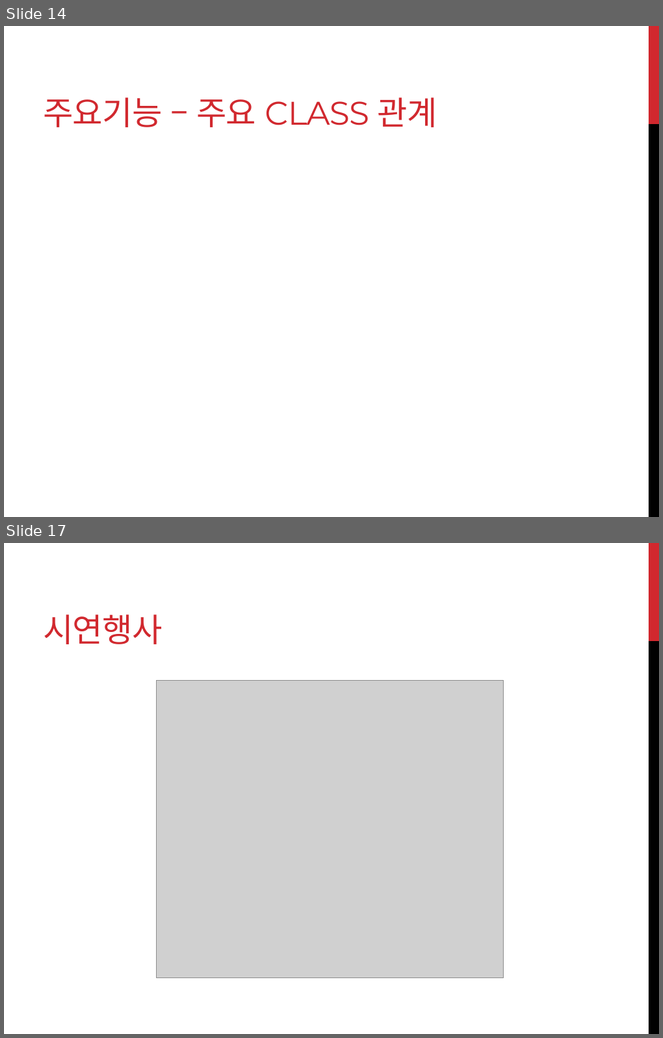
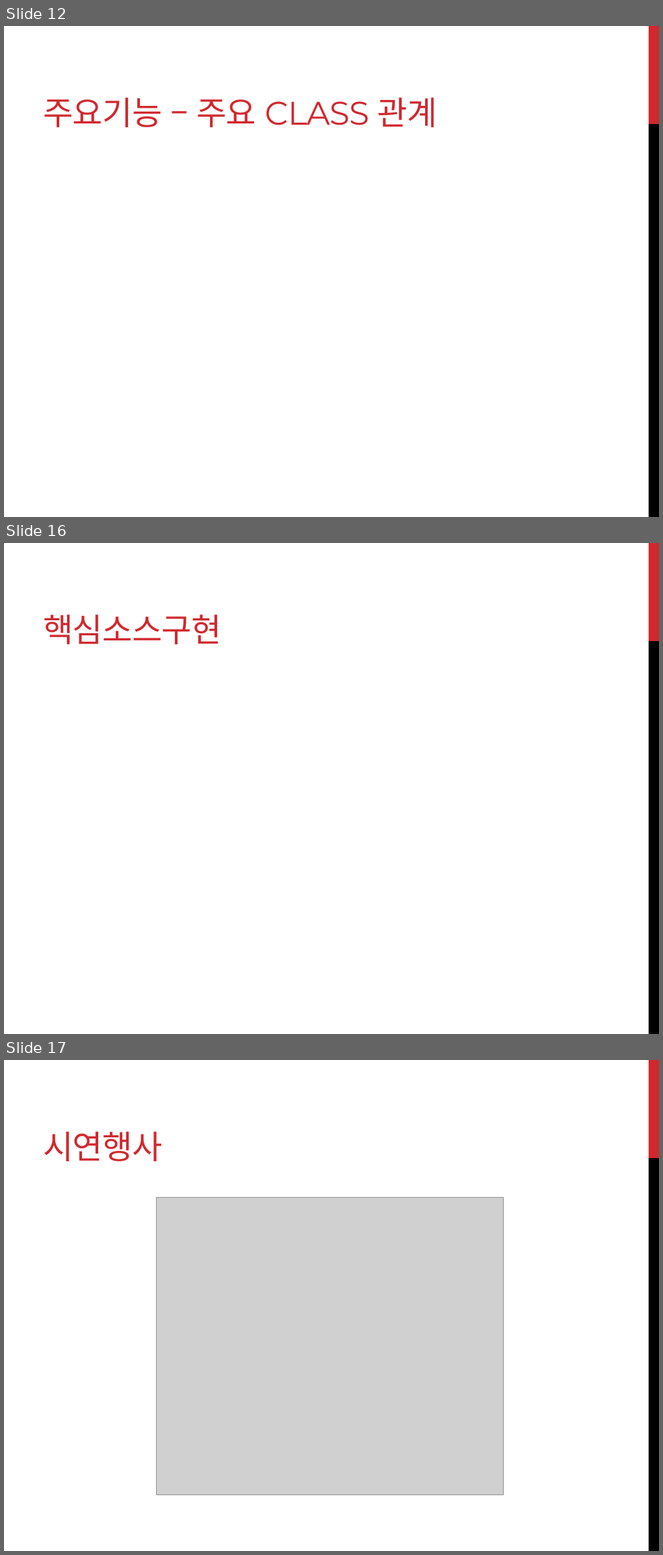
Before and after one commit to jinlee10/javaminiproj, a slide deck: Java_mini_proj_home/java_proj_PPT.pptx. Shown one above the other, each under a label of ours: slides 14 and 17 before the commit, slides 12, 16 and 17 after it; the slides between them are not shown. The pictures are 663x1038 and 663x1555 pixels, drawn with LibreOffice and Linux fonts; fonts in the diff are those of the drawing; grey boxes stand for pictures. Boxes give left, top, right and bottom in pixels: in the first picture for what was removed or moved away, otherwise in the second. Text is boxed around its words. In the diff, an @@ line names an element or a change of style, - is before the commit and + after.

```diff
--- a/Java_mini_proj_home/java_proj_PPT.pptx
+++ b/Java_mini_proj_home/java_proj_PPT.pptx
@@ slide 16 added at <box>4,543,659,1034</box>, background #FFFFFF; not listed: 2 template elements that a slide beside it also shows @@
@@ title added at <box>43,615,221,644</box>, 36 pt, text #D1282E @@
+핵심소스구현
@@ what was slide 14 is now slide 12 @@
```
Also in this commit, not shown: 2 slides changed, 3 other slides added, 2 other files.
